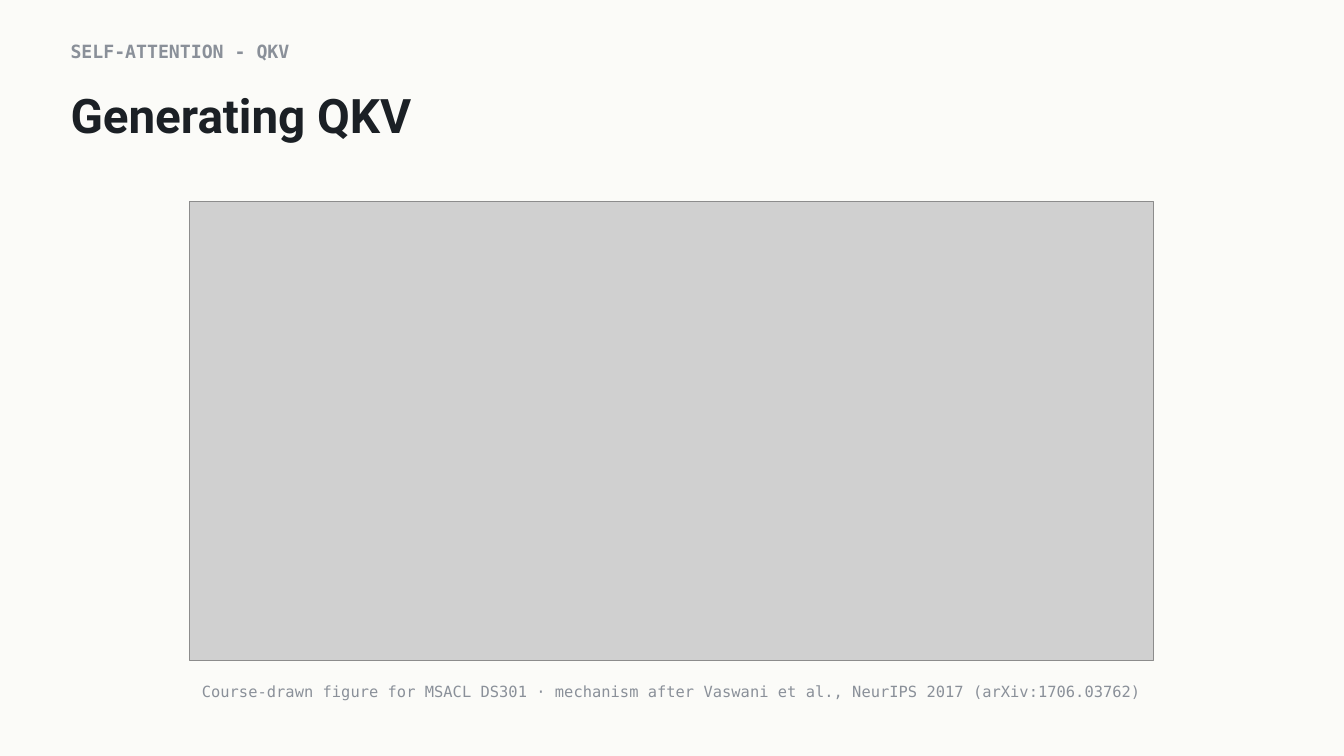
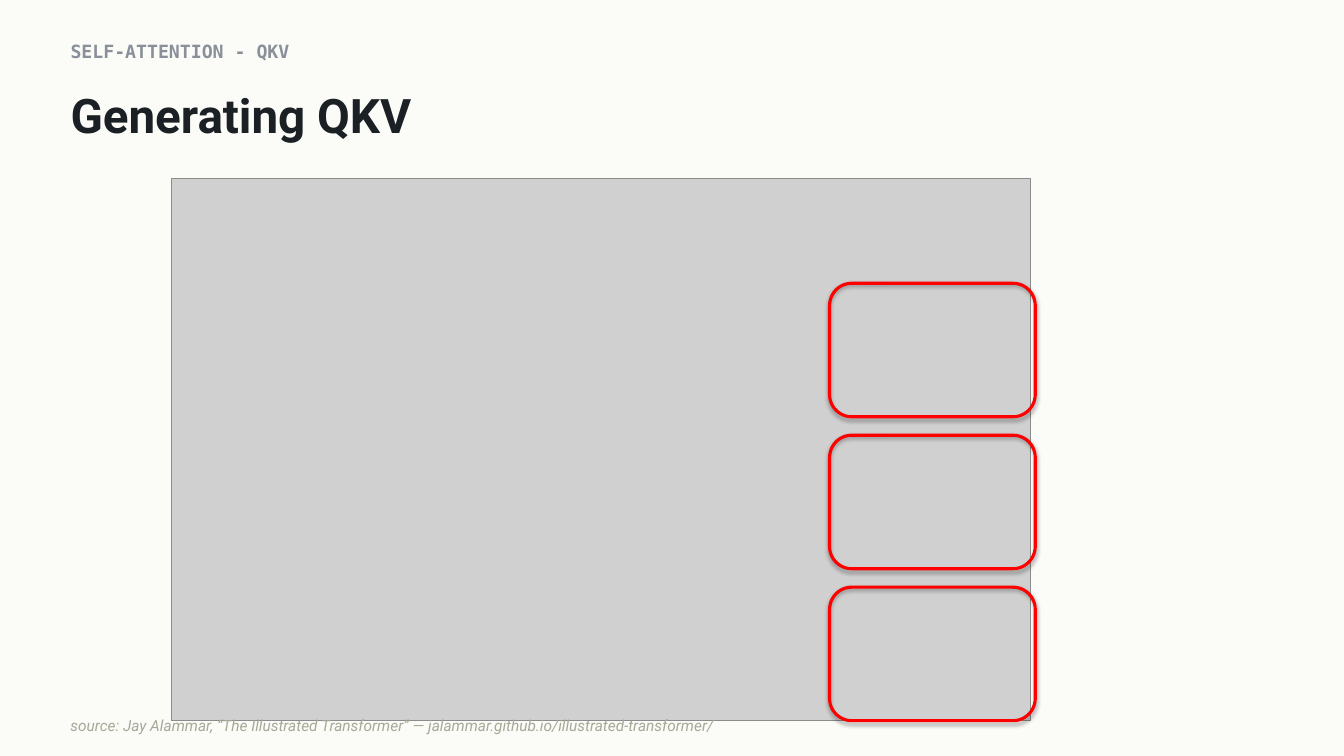
Before and after one commit to indigobio/msacl_dl_course, a slide deck: slide 11 of slides/pptx/lecture07_attention.pptx. Drawn at 1344x756 pixels with LibreOffice and Linux fonts; fonts in the diff are those of the drawing; grey boxes stand for pictures. Boxes give left, top, right and bottom in pixels: in the first picture for what was removed or moved away, otherwise in the second. Text is boxed around its words. In the diff, an @@ line names an element or a change of style, - is before the commit and + after.

Commit message:
no-mistakes(review): restore borrowed slide images, fix credits, drop dead figures

```diff
--- a/slides/pptx/lecture07_attention.pptx
+++ b/slides/pptx/lecture07_attention.pptx
@@ picture: place and size @@
-picture at (190,202,1153,660)
+picture at (171,178,1030,721)
@@ rounded rectangle added at (830,283,1035,416), outline #FF0000 2.25 pt @@
@@ rounded rectangle added at (830,436,1035,569), outline #FF0000 2.25 pt @@
@@ rounded rectangle added at (830,588,1035,721), outline #FF0000 2.25 pt @@
@@ text removed at (202,685,1140,700) @@
-Course-drawn figure for MSACL DS301 · mechanism after Vaswani et al., NeurIPS 2017 (arXiv:1706.03762)
@@ text added at (70,718,713,734), 11 pt, text #A8A898, italic @@
+source: Jay Alammar, “The Illustrated Transformer” — jalammar.github.io/illustrated-transformer/
```
Also in this commit, not shown: 7 other files.
